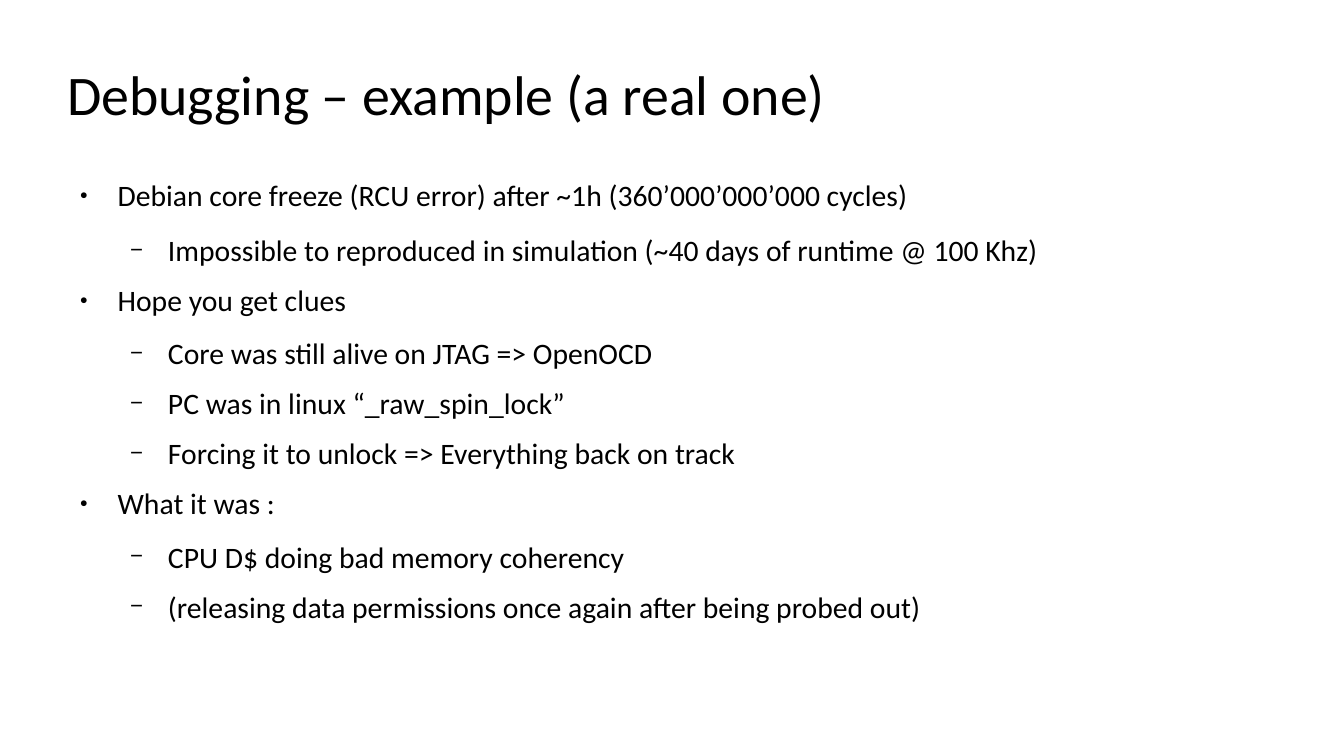
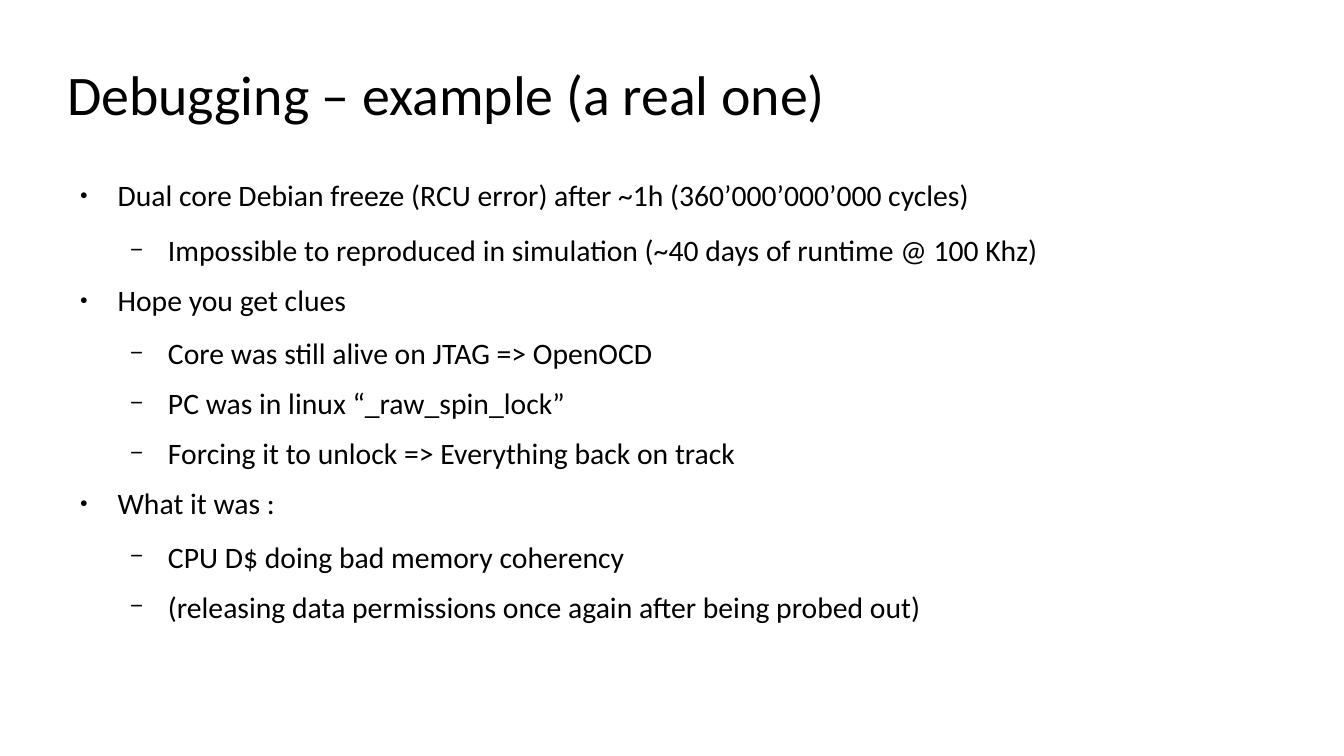
Before and after one commit to SpinalHDL/SpinalDoc, a slide deck: slide 31 of presentation/en/37c3_271223/37c3_271223.odp (slide 30 before the commit). Drawn at 1344x756 pixels with LibreOffice and Linux fonts; fonts in the diff are those of the drawing. Boxes give left, top, right and bottom in pixels: in the first picture for what was removed or moved away, otherwise in the second. Text is boxed around its words. In the diff, an @@ line names an element or a change of style, - is before the commit and + after.

```diff
--- a/presentation/en/37c3_271223/37c3_271223.odp
+++ b/presentation/en/37c3_271223/37c3_271223.odp
@@ text at [118,184,968,211]: text changed @@
-● Debian core freeze (RCU error) after ~1h (360’000’000’000 cycles)
+● Dual core Debian freeze (RCU error) after ~1h (360’000’000’000 cycles)
```
Also in this commit, not shown: 20 other slides changed, 5 slides added, 2 other files.
